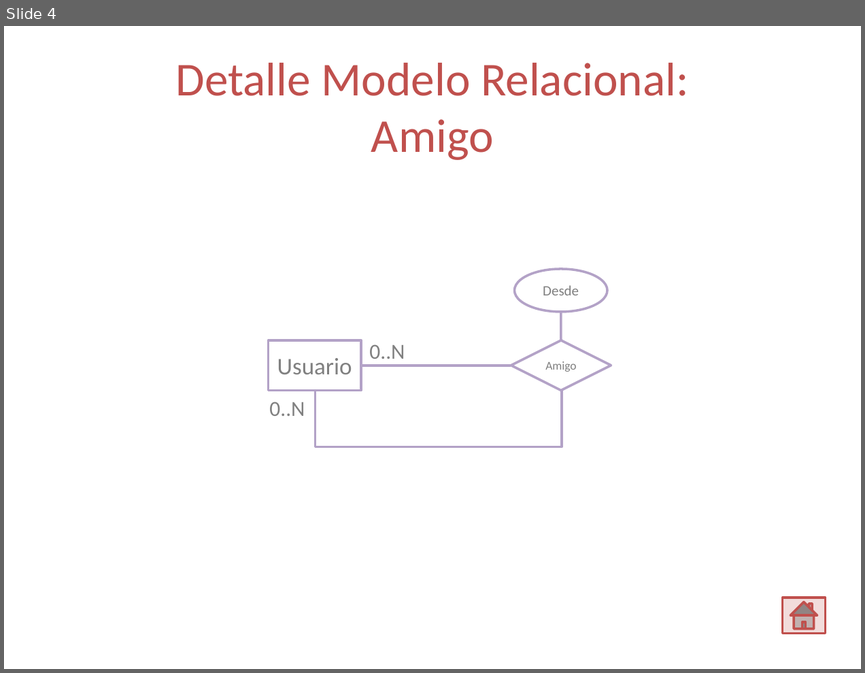
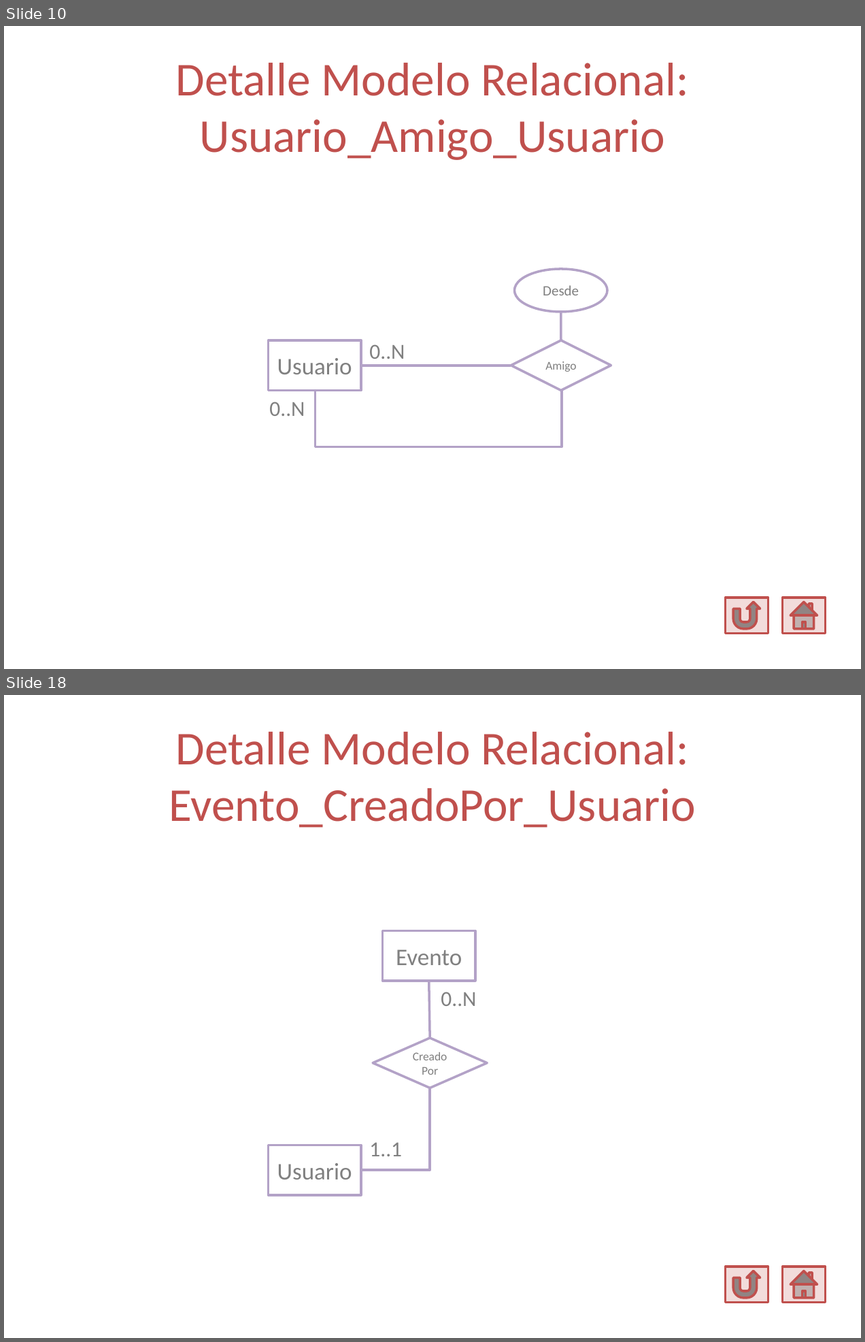
Before and after one commit to Ariel-Perez/Spot-It, a slide deck: Diseño/Spot it - Documento de Diseño.pptx. Shown one above the other, each under a label of ours: slide 4 before the commit, slides 10 and 18 after it; the slides between them are not shown. The pictures are 865x673 and 865x1342 pixels, drawn with LibreOffice and Linux fonts; fonts in the diff are those of the drawing. Boxes give left, top, right and bottom in pixels: in the first picture for what was removed or moved away, otherwise in the second. Text is boxed around its words. In the diff, an @@ line names an element or a change of style, - is before the commit and + after.

```diff
--- a/Diseño/Spot it - Documento de Diseño.pptx
+++ b/Diseño/Spot it - Documento de Diseño.pptx
@@ slide 18 added at (4,695,861,1338), background #FFFFFF @@
@@ title added at (169,732,696,828), 39.6 pt, text #C0504D @@
+Detalle Modelo Relacional:
+Evento_CreadoPor_Usuario
@@ group added at (268,930,486,1195): 2 rectangles, 1 diamond, 1 elbow line, 1 line @@
+Usuario
+Evento
+Creado Por
@@ text added at (441,991,476,1006), 18 pt, text #808080 @@
+0..N
@@ text added at (369,1142,402,1156), 18 pt, text #808080 @@
+1..1
@@ action button return added at (725,1266,768,1302), fill #F2DCDB, outline #C0504D 2 pt @@
@@ action button home added at (782,1266,825,1302), fill #F2DCDB, outline #C0504D 2 pt @@
@@ what was slide 4 is now slide 10 @@
@@ slide 10 changed as well @@
@@ title at (176,63,688,160): text changed @@
-Detalle Modelo Relacional:
-Amigo
+Detalle Modelo Relacional:
+Usuario_Amigo_Usuario
@@ action button return added at (725,597,768,633), fill #F2DCDB, outline #C0504D 2 pt @@
```
Also in this commit, not shown: 8 other slides changed, 7 other slides added.
